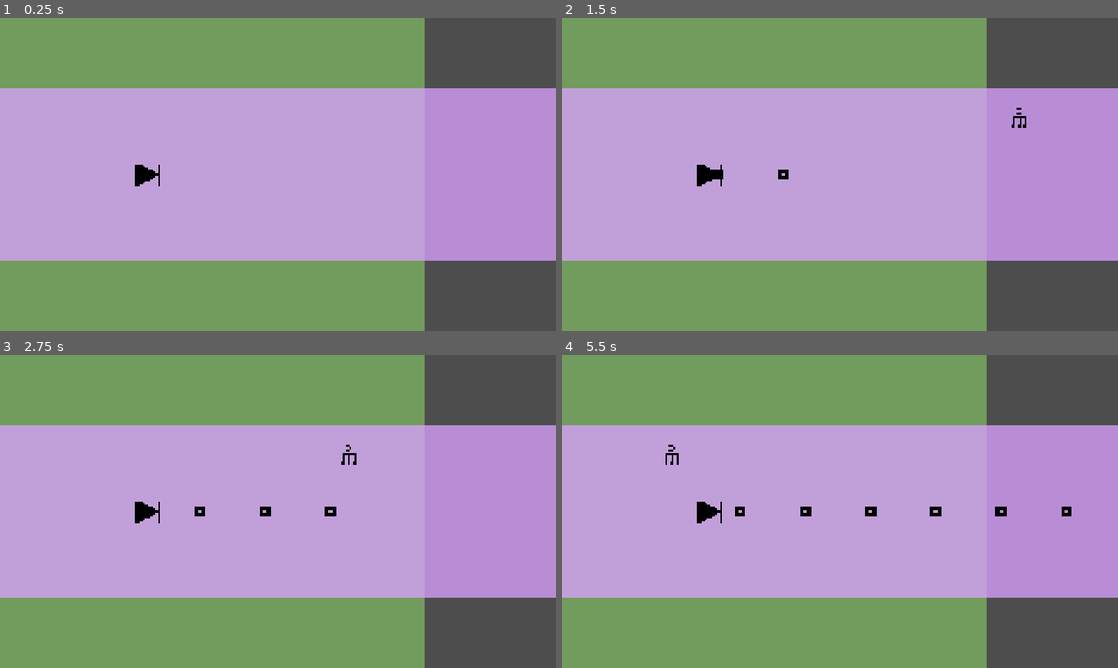
Above: before the commit, frames 1-4 (two rows, left to right).
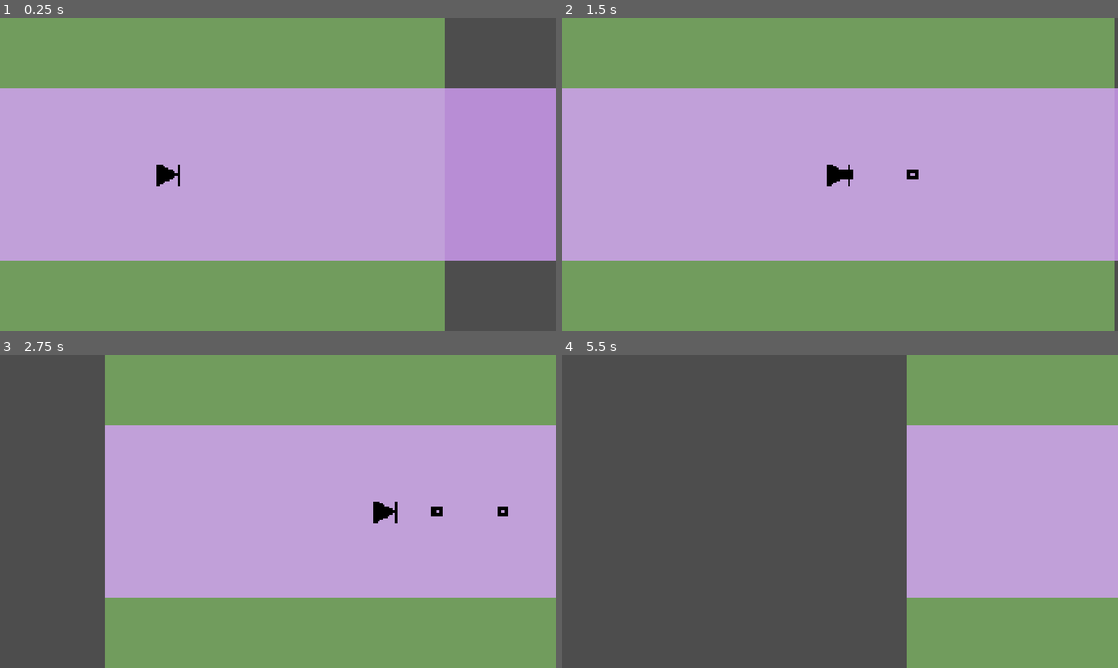
Above: after the commit, the same moments.

Repository: chorwat2137/haven-2026
Game: Godot game, scene res://scenes/main.tscn
Two runs of this game, one before a commit and one after it. Both use one fixed random seed, a clock stepped at 60 frames per second and the inputs below. This scene is started directly instead of the project's main scene.
Inputs:
- Up to frame 1 (0.25 s): no input
- Up to frame 2 (1.5 s): tap Enter (ui_accept) at 0.5, 0.77 s; hold Right (ui_right) from 0.53 s (still down); tap Space (shoot) at 0.6, 1.35 s
- Up to frame 3 (2.75 s): tap Enter (ui_accept) at 1.52 s; release Right (ui_right) at 2.03 s; hold Left (ui_left) from 2.03 s (still down); tap Space (shoot) at 2.1 s
- Up to frame 4 (5.5 s): release Left (ui_left) at 2.78 s; hold Right (ui_right) 2.78-4.28 s; tap Space (shoot) every 0.75 s from 2.85 to 5.1 s; tap Enter (ui_accept) at 3.02, 3.77, 4.52 s; hold Left (ui_left) 4.28-5.03 s; hold Right (ui_right) from 5.03 s (still down)

The runs differ from the first frame. In frame 1, 2.0% of the frame differs, in the area x 24-80%, y 0-100%; in frame 2, 11%; in frame 3, 30%; in frame 4, 73%, in the area x 0-100%, y 0-100%.

Commit message:
Automatic sync

Diff:
--- a/scenes/player.tscn
+++ b/scenes/player.tscn
@@ -18,7 +18,3 @@
 
 [node name="Coll" type="CollisionShape2D" parent="." unique_id=60537568]
 shape = SubResource("CircleShape2D_f7mvp")
-
-[node name="Camera2D" type="Camera2D" parent="." unique_id=841161261]
-texture_filter = 1
-position = Vector2(454, 0)
